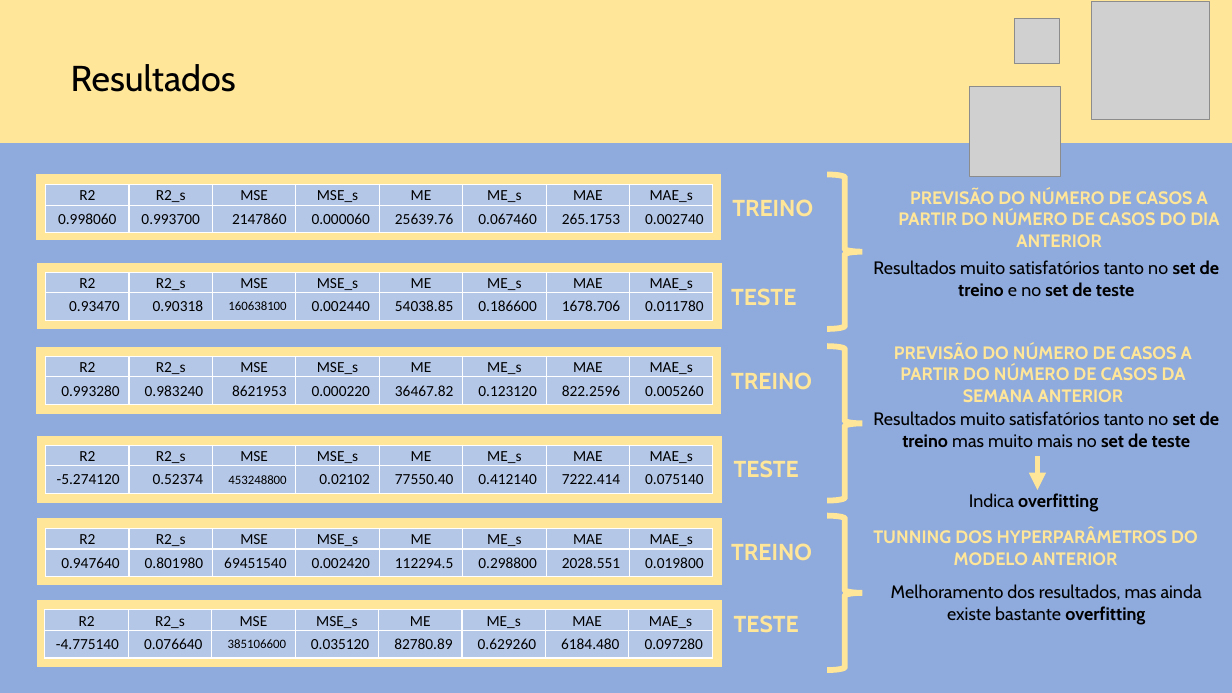
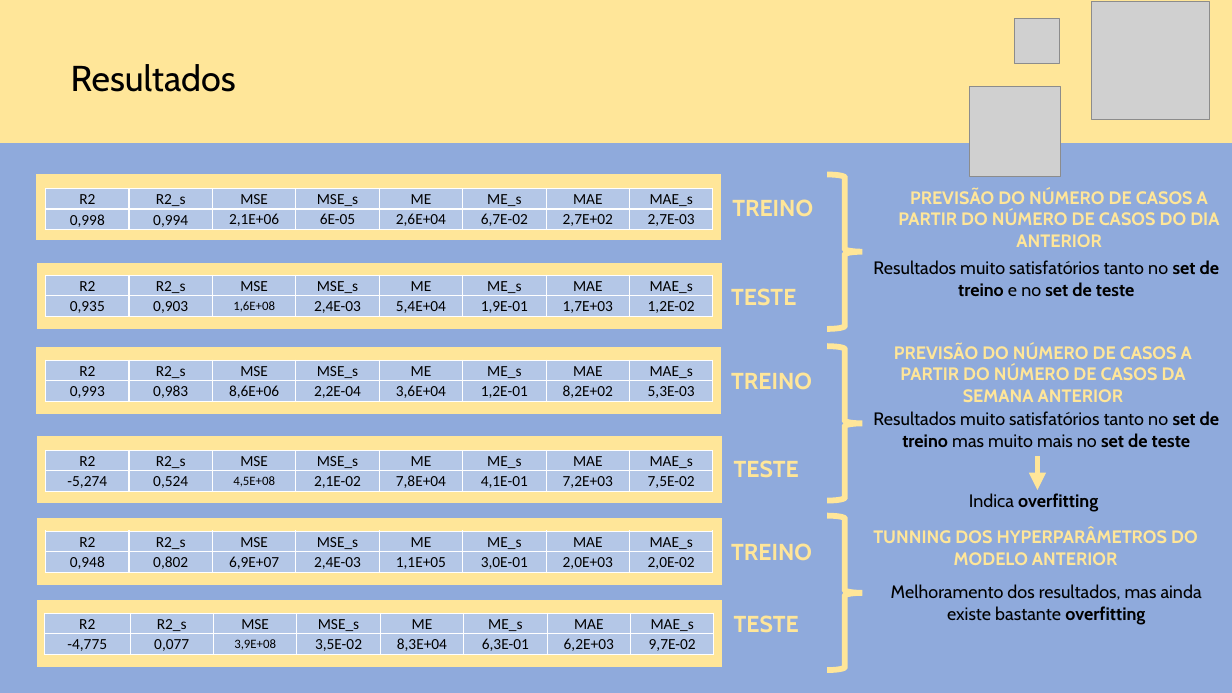
Before and after one commit to fsbarros98/IART_classes, a slide deck: slide 5 of COVID-19/presentations/Apresentação final.pptx. Drawn at 1232x693 pixels with LibreOffice and Linux fonts; fonts in the diff are those of the drawing; grey boxes stand for pictures. Boxes give left, top, right and bottom in pixels: in the first picture for what was removed or moved away, otherwise in the second. Text is boxed around its words. In the diff, an @@ line names an element or a change of style, - is before the commit and + after.

```diff
--- a/COVID-19/presentations/Apresentação final.pptx
+++ b/COVID-19/presentations/Apresentação final.pptx
@@ table at (45, 189, 711, 234) @@
-row 2: 0.998060 | 0.993700 | 2147860 | 0.000060 | 25639.76 | 0.067460 | 265.1753 | 0.002740
+row 2: 0,998 | 0,994 | 2,1E+06 | 6E-05 | 2,6E+04 | 6,7E-02 | 2,7E+02 | 2,7E-03
@@ table: place and size @@
-table at (45, 185, 711, 233)
+table at (45, 189, 711, 234)
@@ table at (45, 275, 711, 317) @@
-row 2: 0.93470 | 0.90318 | 160638100 | 0.002440 | 54038.85 | 0.186600 | 1678.706 | 0.011780
+row 2: 0,935 | 0,903 | 1,6E+08 | 2,4E-03 | 5,4E+04 | 1,9E-01 | 1,7E+03 | 1,2E-02
@@ table at (45, 360, 711, 402) @@
-row 2: 0.993280 | 0.983240 | 8621953 | 0.000220 | 36467.82 | 0.123120 | 822.2596 | 0.005260
+row 2: 0,993 | 0,983 | 8,6E+06 | 2,2E-04 | 3,6E+04 | 1,2E-01 | 8,2E+02 | 5,3E-03
@@ table at (45, 450, 711, 492) @@
-row 2: -5.274120 | 0.52374 | 453248800 | 0.02102 | 77550.40 | 0.412140 | 7222.414 | 0.075140
+row 2: -5,274 | 0,524 | 4,5E+08 | 2,1E-02 | 7,8E+04 | 4,1E-01 | 7,2E+03 | 7,5E-02
@@ table: place and size @@
-table at (45, 445, 711, 494)
+table at (45, 450, 711, 492)
@@ table at (45, 531, 711, 573) @@
-row 2: 0.947640 | 0.801980 | 69451540 | 0.002420 | 112294.5 | 0.298800 | 2028.551 | 0.019800
+row 2: 0,948 | 0,802 | 6,9E+07 | 2,4E-03 | 1,1E+05 | 3,0E-01 | 2,0E+03 | 2,0E-02
@@ table at (44, 614, 713, 655) @@
-row 2: -4.775140 | 0.076640 | 385106600 | 0.035120 | 82780.89 | 0.629260 | 6184.480 | 0.097280
+row 2: -4,775 | 0,077 | 3,9E+08 | 3,5E-02 | 8,3E+04 | 6,3E-01 | 6,2E+03 | 9,7E-02
@@ table: place and size @@
-table at (45, 610, 711, 658)
+table at (44, 614, 713, 655)
```
Also in this commit, not shown: 3 other slides changed.
